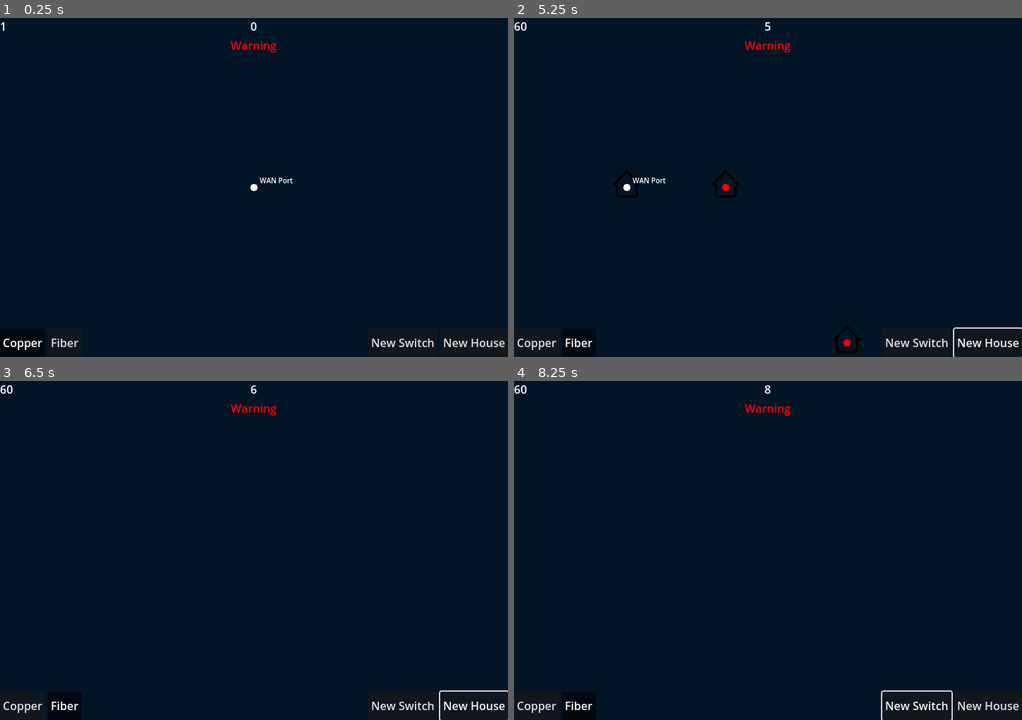
Above: before the commit, frames 1-4 (two rows, left to right).
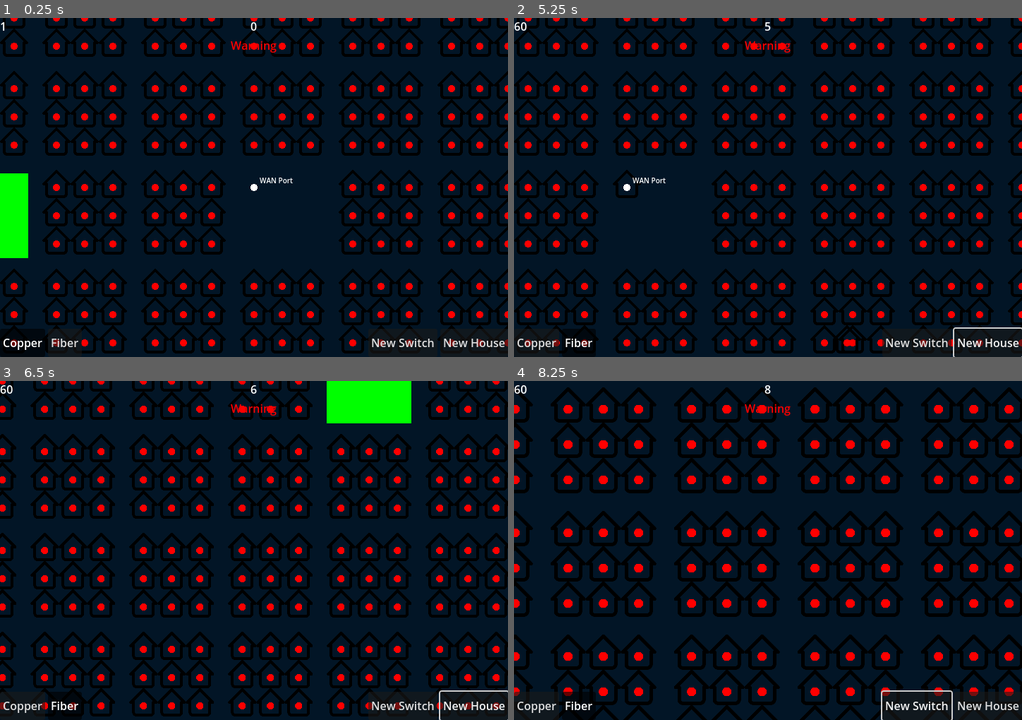
Above: after the commit, the same moments.

Repository: jcronenberg/crISP
Game: Godot game, scene res://src/scenes/main/game.tscn
Same seed, same stepped clock (60 frames per second), same inputs: the game is played once before the commit and once after it.
Inputs (mouse positions are in pixels of both pictures, inside the frame that each line leads up to):
- Up to frame 1 (0.25 s): no input
- Up to frame 2 (5.25 s): click (986, 343) at 0.5 s, where only the run before the commit has a clickable "New House"; click (986, 343) at 1.25 s, where only the run before the commit has a clickable "New House"; click (534, 343) at 2 s, where only the run before the commit has a clickable "Copper"; click (580, 343) at 2.75 s, where only the run before the commit has a clickable "Fiber"; tap Enter at 3.5, 5 s; drag from (986, 343) to (768, 187) at 3.52 s; tap Space at 4.25 s; drag from (768, 187) to (986, 343) at 4.27 s; move the mouse to (768, 187) at 5.02 s; hold Right from 5.03 s (still down); hold Shift (SnapToGrid) from 5.03 s (still down); click (768, 187) at 5.17 s
- Up to frame 3 (6.5 s): release Right at 5.75 s; release Shift (SnapToGrid) at 5.75 s; drag from (228, 618) to (101, 499) at 5.77 s
- Up to frame 4 (8.25 s): tap Space at 6.5, 6.77 s; move the mouse to (920, 601) at 6.52 s; hold Left 6.53-7.25 s; hold Mouse wheel up (ZoomIn) 6.53-7.25 s; drag from (920, 601) to (768, 550) at 7.27 s; move the mouse to (793, 550) at 8.02 s; hold Down from 8.03 s (still down); hold Middle mouse button (Back) from 8.03 s (still down); click (793, 550) at 8.17 s

The runs differ from the first frame. In frame 1, 23% of the frame differs, in the area x 0-100%, y 0-99%; in frame 2, 22%; in frame 3, 27%; in frame 4, 24%.

Commit message:
Add noise for better tile distribution

Diff:
--- a/src/proc_gen/city_gen.gd
+++ b/src/proc_gen/city_gen.gd
@@ -5,11 +5,22 @@
 @export var cell_size: Vector2i = Vector2i(40, 40)
 @export var grid_cell_size: Vector2i = Vector2i(3, 3)
 @export var road_thickness: int = 20
+@export var noise: FastNoiseLite:
+	set(value):
+		noise = value
+		if Global.current_simulation:
+			generate_grid()
 
 enum GridCellType {
 	PARK,
 	HOUSING,
 	EMPTY,
+}
+
+# Values are from -1 to 1, though most seem to be between -0.5 to 0.5.
+var grid_weights: Dictionary = {
+	GridCellType.HOUSING: 0.3,
+	GridCellType.PARK: 1,
 }
 
 var _grid: Array[Array] = []
@@ -31,13 +42,17 @@
 
 
 func _ready() -> void:
-	# generate_grid()
-	_generate_grid_cell_at(0, 0)
-	_generated_cells += 1
+	generate_grid()
+	#_generate_grid_cell_at(0, 0)
+	#_generated_cells += 1
+	noise.changed.connect(generate_grid)
 	pass
 
 
 func _physics_process(delta: float) -> void:
+	if not noise:
+		push_error("No noise set")
+		return
 	_generate_cell_timer += delta
 	if _generate_cell_timer >= 30.0 and _generated_cells < grid_size.x * grid_size.y:
 		while(not _generate_grid_cell_at(randi() % grid_size.x - grid_size.x / 2, randi() % grid_size.y - grid_size.x / 2)): pass
@@ -46,23 +61,28 @@
 
 
 func generate_grid() -> void:
+	if not noise:
+		push_error("No noise set")
+		return
+	Global.current_simulation.reset_all()
 	for x in range(-grid_size.x / 2, grid_size.x / 2):
 		for y in range(-grid_size.y / 2, grid_size.y / 2):
 			_generate_grid_cell_at(x, y)
+			_generated_cells += 1
 
 
 func _generate_grid_cell_at(x: int, y: int) -> bool:
 	if _grid[x][y] is GridCell:
 		return false
 
-	_grid[x][y] = _generate_grid_cell(GridCellType.EMPTY, cell_size * grid_cell_size * Vector2i(x, y) + Vector2i(x, y) * road_thickness)
 	if x == 0 and y == 0:
 		_grid[x][y] = _generate_grid_cell(GridCellType.EMPTY, cell_size * grid_cell_size * Vector2i(x, y) + Vector2i(x, y) * road_thickness)
 	else:
-		_grid[x][y] = _generate_grid_cell(GridCellType.values().filter(
-				func(type: GridCellType) -> bool: return not type in [GridCellType.EMPTY]
-			).pick_random(),
-			cell_size * grid_cell_size * Vector2i(x, y) + Vector2i(x, y) * road_thickness)
+		var noise_val: float = clampf(noise.get_noise_2d(x, y), -1, 1)
+		for grid_type: GridCellType in grid_weights:
+			if noise_val <= grid_weights[grid_type]:
+				_generate_grid_cell(grid_type, cell_size * grid_cell_size * Vector2i(x, y) + Vector2i(x, y) * road_thickness)
+				break
 
 	return true
 
--- a/src/simulation/simulation.gd
+++ b/src/simulation/simulation.gd
@@ -21,8 +21,7 @@
 # var _network_sim_worker_thread: Thread = Thread.new()
 
 func _ready() -> void:
-	_network_sim.add_wan(%WANPort)
-	_network_sim.connect("houses_allocated", _on_network_sim_houses_allocated)
+	_setup_new_net_sim()
 
 
 func _physics_process(_delta: float) -> void:
@@ -116,6 +115,23 @@
 	selected_nodes = []
 
 
+func reset_all() -> void:
+	for child in %Houses.get_children():
+		child.queue_free()
+
+	for child in %Cables.get_children():
+		child.queue_free()
+
+	for child in %Parks.get_children():
+		child.queue_free()
+
+	for child in %Switches.get_children():
+		child.queue_free()
+
+	_network_sim = NetworkSim.new()
+	_setup_new_net_sim()
+
+
 func _unhandled_input(event: InputEvent) -> void:
 	if event.is_action_pressed("Use") and not Input.is_action_pressed("SelectMultiple"):
 		var space_rid: RID = get_world_2d().space
@@ -136,3 +152,9 @@
 		game_ui.hide_warning()
 	else:
 		game_ui.display_warning("Warning")
+
+
+func _setup_new_net_sim() -> void:
+	_network_sim.add_wan(%WANPort)
+	if not _network_sim.houses_allocated.is_connected(_on_network_sim_houses_allocated):
+		_network_sim.houses_allocated.connect(_on_network_sim_houses_allocated)
--- a/src/simulation/simulation.tscn
+++ b/src/simulation/simulation.tscn
@@ -1,9 +1,12 @@
-[gd_scene load_steps=5 format=3 uid="uid://g7prnvkrx7xb"]
+[gd_scene load_steps=6 format=3 uid="uid://g7prnvkrx7xb"]
 
 [ext_resource type="Script" path="res://src/simulation/simulation.gd" id="1_f7ilh"]
 [ext_resource type="Script" path="res://addons/map_camera_2d/map_camera_2d.gd" id="2_kqftb"]
 [ext_resource type="PackedScene" uid="uid://c75ksq31jylr" path="res://src/endpoints/wan_port.tscn" id="5_tgaow"]
 [ext_resource type="Script" path="res://src/proc_gen/city_gen.gd" id="9_wiy4f"]
+
+[sub_resource type="FastNoiseLite" id="FastNoiseLite_omqam"]
+frequency = 0.15
 
 [node name="Simulation" type="Node2D"]
 script = ExtResource("1_f7ilh")
@@ -33,3 +36,4 @@
 
 [node name="CityGen" type="Node2D" parent="."]
 script = ExtResource("9_wiy4f")
+noise = SubResource("FastNoiseLite_omqam")
